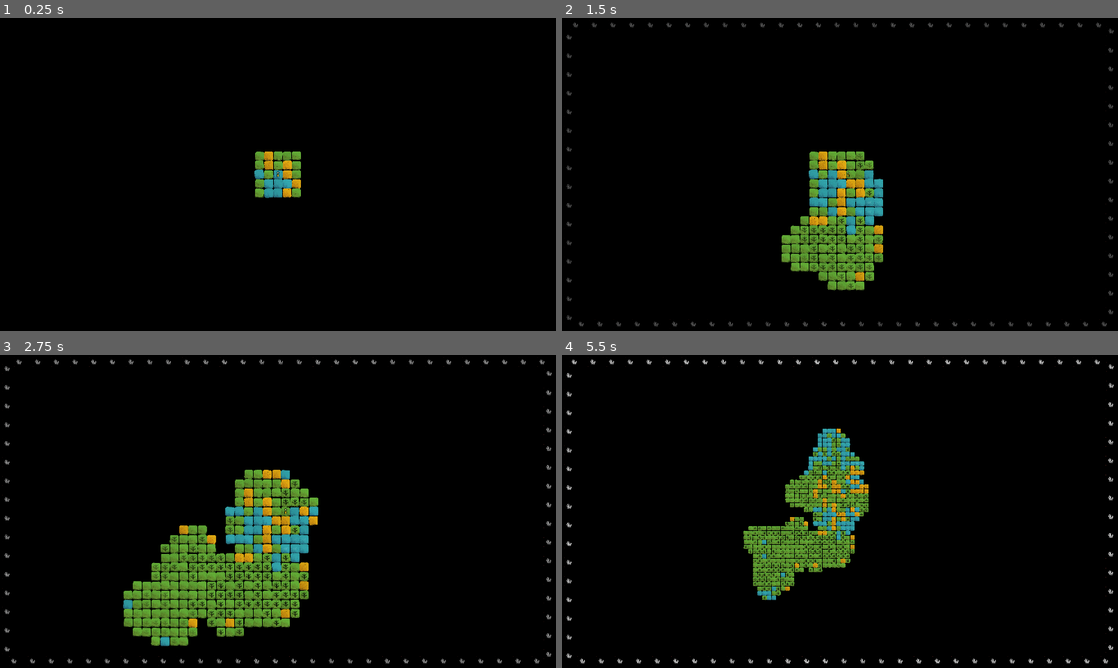
Above: before the commit, frames 1-4 (two rows, left to right).
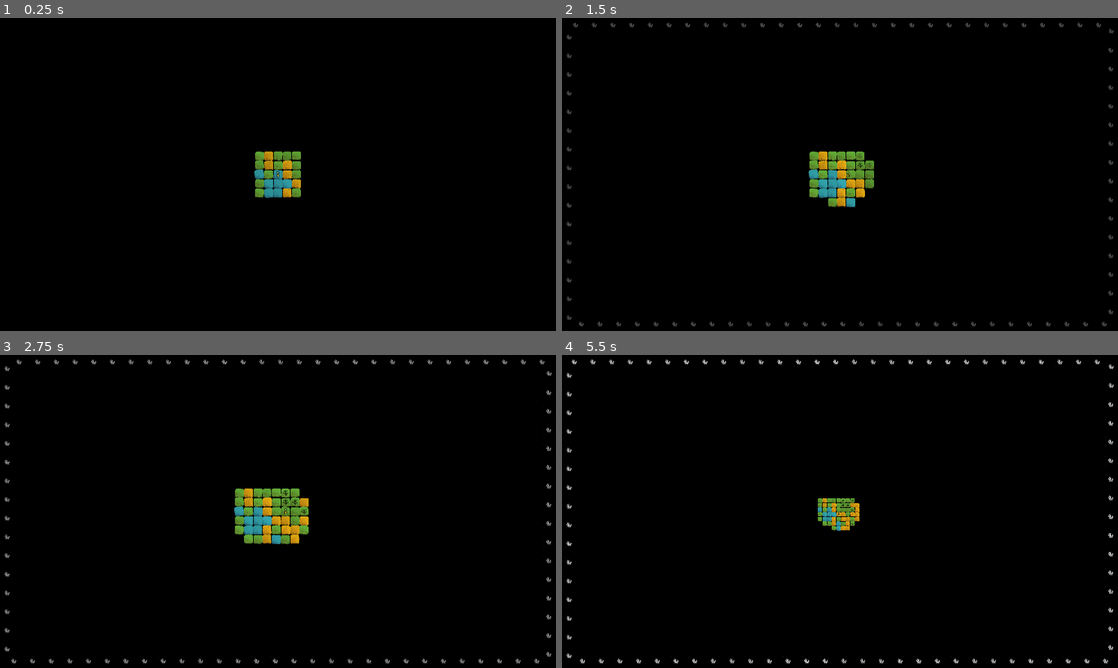
Above: after the commit, the same moments.

Repository: arrayewhy/Worlds
Game: Godot game, scene res://Scenes/Main.tscn
Two runs of this game, one before a commit and one after it. Both use one fixed random seed, a clock stepped at 60 frames per second and the inputs below.
Inputs (mouse positions are in pixels of both pictures, inside the frame that each line leads up to):
- Up to frame 1 (0.25 s): no input
- Up to frame 2 (1.5 s): tap Enter (Enter) at 0.5 s; move the mouse to (962, 158) at 0.52 s; hold D (Right) 0.53-1.25 s; hold 1 (One) 0.53-1.25 s; click (962, 158) at 0.67 s; drag from (728, 190) to (812, 237) at 1.27 s
- Up to frame 3 (2.75 s): move the mouse to (333, 442) at 2.02 s; hold D (Right) from 2.03 s (still down); hold 1 (One) from 2.03 s (still down)
- Up to frame 4 (5.5 s): release D (Right) at 2.75 s; release 1 (One) at 2.75 s; drag from (812, 574) to (673, 464) at 2.77 s; move the mouse to (1006, 558) at 3.52 s; hold A (Left) 3.53-4.25 s; hold 2 (Two) 3.53-4.25 s; tap 1 (One) at 3.8 s; drag from (673, 464) to (756, 433) at 4.27 s; move the mouse to (867, 511) at 5.02 s; hold S (Down) from 5.03 s (still down); hold 1 (One) from 5.03 s (still down); tap U at 5.1 s; click (867, 511) at 5.17 s

The runs differ from the first frame. In frame 2, 4.0% of the frame differs, in the area x 39-58%, y 42-88%; in frame 3, 9.6%, in the area x 22-58%, y 36-94%; in frame 4, 5.4%.

Commit message:
Add [Multi-Fader and implement on Biome-Spawn]

Diff:
--- /dev/null
+++ b/worlds/Scripts/Autoloads/Multi-Fader.gd
@@ -0,0 +1,67 @@
+extends Node;
+
+var targets:Dictionary; # Sprite : Mode, Speed
+
+enum Mode { NULL, FadeTrans, FadeOpaque };
+
+func _process(delta: float) -> void:
+
+	# Disable
+	if targets == {}:
+		set_process(false);
+
+	for t in targets:
+
+		var targParams:Array = targets[t];
+
+		match targParams[0]:
+			Mode.NULL:
+				InGameDebugger.Warn("Fader mode NOT set.");
+			Mode.FadeTrans:
+				Fade_Trans(t, targParams[1], delta);
+			Mode.FadeOpaque:
+				Fade_Opaque(t, targParams[1], delta);
+
+func Fade_Trans(spr:Sprite2D, speed:float, delta:float) -> void:
+
+	var nextVal:float = spr.modulate.a - speed * delta;
+
+	# Snap to Trans
+	if nextVal < 0:
+		spr.modulate.a = 0;
+		RemoveTarget(spr);
+		return;
+
+	spr.modulate.a = nextVal;
+
+func Fade_Opaque(spr:Sprite2D, speed:float, delta:float) -> void:
+
+	var nextVal:float = spr.modulate.a + speed * delta;
+
+	# Snap to Opaque
+	if nextVal > 1:
+		spr.modulate.a = 1;
+		RemoveTarget(spr);
+		return;
+
+	spr.modulate.a = nextVal;
+
+func Start(spr:Sprite2D, mode:Mode, spd:float) -> void:
+	targets[spr] = [mode, spd];
+	if !is_processing():
+		set_process(true);
+
+# Functions ----------------------------------------------------------------------------------------------------
+
+func FadeTo_Trans(spr:Sprite2D, spd:float = 2, startFromOpaque:bool = false) -> void:
+	if startFromOpaque:
+		spr.modulate.a = 1;
+	Start(spr, Mode.FadeTrans, spd);
+
+func FadeTo_Opaque(spr:Sprite2D, spd:float = 2, startFromTrans:bool = false) -> void:
+	if startFromTrans:
+		spr.modulate.a = 0;
+	Start(spr, Mode.FadeOpaque, spd);
+
+func RemoveTarget(spr:Sprite2D) -> void:
+	targets.erase(spr);
--- a/worlds/Scripts/Biomes/Biome.gd
+++ b/worlds/Scripts/Biomes/Biome.gd
@@ -15,6 +15,8 @@
 
 	if !biomeSprite:
 		biomeSprite = $"Biome-Sprite";
+
+	MultiFader.FadeTo_Opaque(biomeSprite, 4, true);
 
 	# A bit of Visual Styling
 	biomeSprite.rotate(randf_range(-rotRandLimit, rotRandLimit));
--- a/worlds/Scripts/Player.gd
+++ b/worlds/Scripts/Player.gd
@@ -96,21 +96,14 @@
 	for i in repetitions:
 
 		inputDir = Get_RandDirection();
-
-		#var prevGridPos = currGridPos;
-		# Update Current Grid Position
 		gPos += inputDir;
 		# Spawn Biomes around new position
 		World.SpawnBiomes_AroundPlayer(gPos, gPos);
-		#var targPos = position + Vector2(inputDir) * World.CellSize();
-		# Move Player
-		#mover.StartMove(targPos);
-		#position = targPos;
-		# Move Camera
-		#camMover.StartMove(targPos);
 
 		await get_tree().process_frame;
 		World.Advance_Time();
+
+		await get_tree().create_timer(1).timeout;
 
 	hover.set_process(true);
 	InGameDebugger.Say(World.DiscoveredBiomes().size());
--- a/worlds/project.godot
+++ b/worlds/project.godot
@@ -20,6 +20,7 @@
 World="*res://Scripts/Autoloads/World.gd"
 InGameDebugger="*res://Scripts/Debug/InGameDebugger.gd"
 AudioMaster="*res://Prefabs/Audio-Master.tscn"
+MultiFader="*res://Scripts/Autoloads/Multi-Fader.gd"
 
 [display]
 
